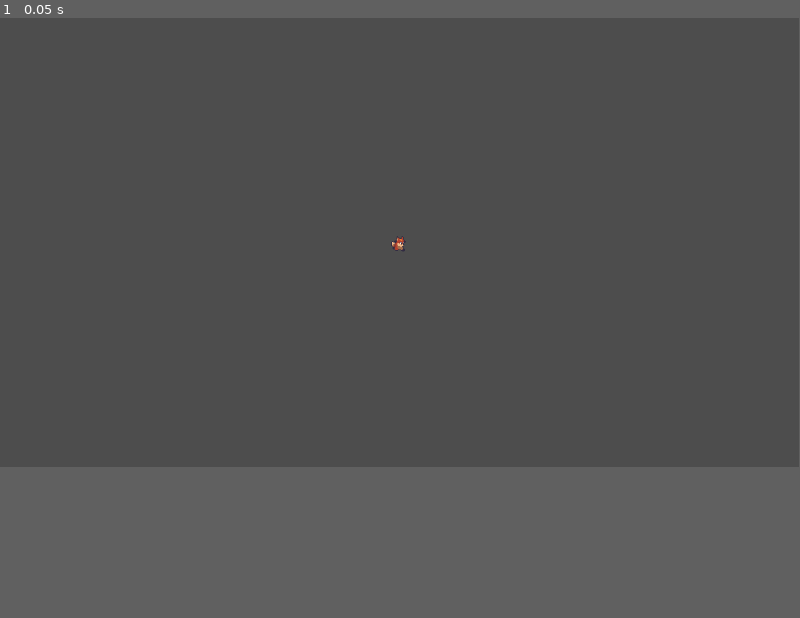
Above: before the commit, frame 1.
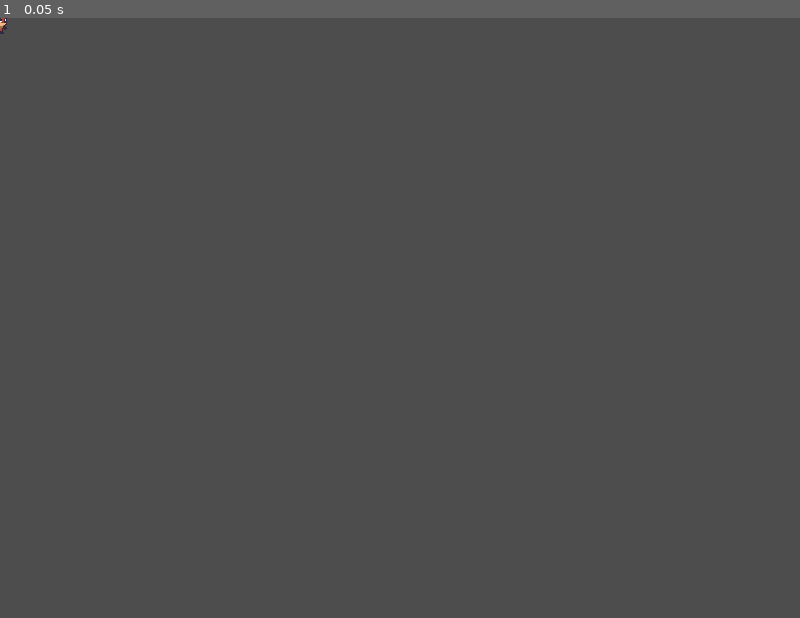
Above: after the commit, the same moment.

Repository: TarikPonciano/platformer-multiplayer-tarde
Game: Godot game, scene res://player.tscn
Same seed, same stepped clock (60 frames per second), same inputs: the game is played once before the commit and once after it. This scene is started directly instead of the project's main scene.
Inputs:
- Up to frame 1 (0.05 s): no input
In our replay, the window is 799x449 before the commit and 800x600 after it. These sizes can differ from the game's own. Grey fills any space a smaller window leaves; there, only what the larger window draws over its background counts as a difference.

The runs differ from the first frame. In frame 1, less than 0.1% of the frame differs, in the area x 0-51%, y 0-39%.

Commit message:
Teste Final

Diff:
--- a/game.gd
+++ b/game.gd
@@ -10,6 +10,7 @@
 	if resultado == OK:
 		multiplayer.multiplayer_peer = peer
 		print ("deu bom entrar no servidor")
+		interface.visible= false
 	else:
 		print("nao deu bom entrar no servidor")
 		print(resultado)
@@ -22,9 +23,17 @@
 		multiplayer.peer_connected.connect(jogador_conectado)
 		interface.visible= false
 		print ("deu bom criar o servidor")
+		adicionar_jogador(1)
 	else:
 		print("nao deu bom criar o servidor")
 		print(resultado)
 
 func jogador_conectado(id):
 	print("O jogador foi conectado", id)
+	adicionar_jogador(id)
+
+func adicionar_jogador(id):
+	var player_scene = preload("res://player.tscn")
+	var novo_jogador = player_scene.instantiate()
+	novo_jogador.name = str (id)
+	add_child(novo_jogador)
--- a/game.tscn
+++ b/game.tscn
@@ -199,5 +199,9 @@
 grow_vertical = 2
 text = "Host"
 
+[node name="MultiplayerSpawner" type="MultiplayerSpawner" parent="."]
+_spawnable_scenes = PackedStringArray("res://player.tscn")
+spawn_path = NodePath("..")
+
 [connection signal="pressed" from="Control/Panel/BotaoJoin" to="." method="_on_botao_join_pressed"]
 [connection signal="pressed" from="Control/Panel/BotaoHost" to="." method="_on_botao_host_pressed"]
--- /dev/null
+++ b/label.gd
@@ -0,0 +1,6 @@
+extends Label
+
+@onready var player = $Player
+# Called when the node enters the scene tree for the first time.
+func _ready() -> void:
+	text = $Player.name
--- a/player.gd
+++ b/player.gd
@@ -4,9 +4,20 @@
 const SPEED = 300.0
 const JUMP_VELOCITY = -400.0
 @onready var animacao = $AnimatedSprite2D
+@onready var rotulo = $Label
 
+func _enter_tree() -> void:
+	set_multiplayer_authority(name.to_int())
+
+func _ready() -> void:
+	if (is_multiplayer_authority()):
+		var camera = Camera2D.new()
+		add_child(camera)
+	rotulo.text = str(name)
 
 func _physics_process(delta: float) -> void:
+	if (!is_multiplayer_authority()):
+		return
 	# Add the gravity.
 	if not is_on_floor():
 		velocity += get_gravity() * delta
--- a/player.tscn
+++ b/player.tscn
@@ -114,6 +114,11 @@
 "speed": 5.0
 }]
 
+[sub_resource type="SceneReplicationConfig" id="SceneReplicationConfig_deow6"]
+properties/0/path = NodePath(".:position")
+properties/0/spawn = true
+properties/0/replication_mode = 1
+
 [node name="Player" type="CharacterBody2D"]
 script = ExtResource("1_0wgki")
 
@@ -126,4 +131,11 @@
 animation = &"run"
 autoplay = "idle"
 
-[node name="Camera2D" type="Camera2D" parent="."]
+[node name="MultiplayerSynchronizer" type="MultiplayerSynchronizer" parent="."]
+replication_config = SubResource("SceneReplicationConfig_deow6")
+
+[node name="Label" type="Label" parent="."]
+offset_left = -24.0
+offset_top = -31.0
+offset_right = 21.0
+offset_bottom = -8.0
--- a/project.godot
+++ b/project.godot
@@ -15,6 +15,11 @@
 config/features=PackedStringArray("4.3", "Mobile")
 config/icon="res://icon.svg"
 
+[display]
+
+window/size/viewport_width=800
+window/size/viewport_height=600
+
 [rendering]
 
 textures/canvas_textures/default_texture_filter=0
Not shown: 1 places in player.tscn that only renumber resources
